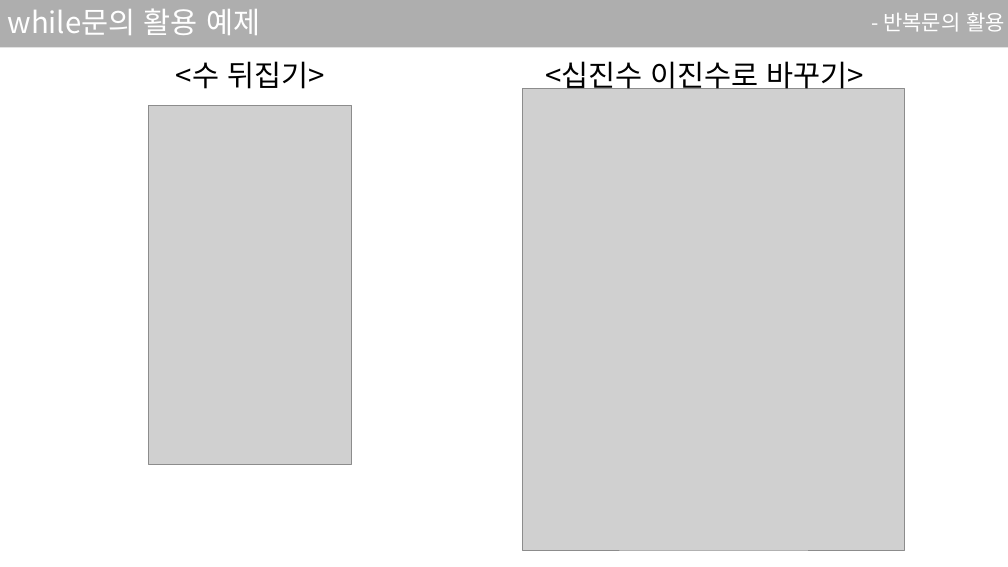
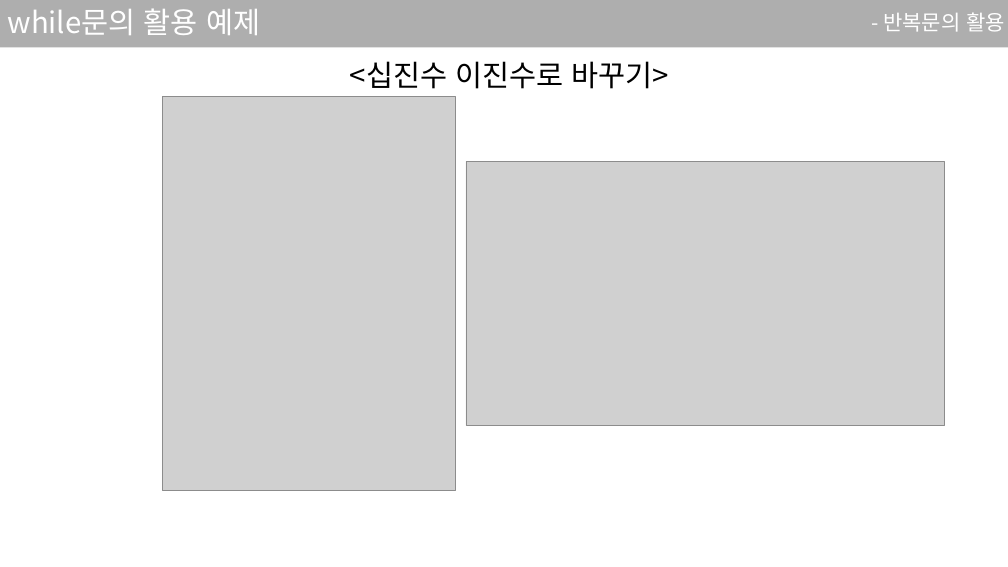
Before and after one commit to sjsjsj1246/EC_C_Language_Study, a slide deck: slide 11 of ppt/3강.pptx (slide 8 before the commit). Drawn at 1008x567 pixels with LibreOffice and Linux fonts; fonts in the diff are those of the drawing; grey boxes stand for pictures. Boxes give left, top, right and bottom in pixels: in the first picture for what was removed or moved away, otherwise in the second. Text is boxed around its words. In the diff, an @@ line names an element or a change of style, - is before the commit and + after.

```diff
--- a/ppt/3강.pptx
+++ b/ppt/3강.pptx
@@ text "<십진수 이진수로 바꾸기>" rewrapped from [545,61,864,94] to [350,61,669,89] @@
@@ text removed at [176,61,324,89] @@
-<수 뒤집기>
@@ picture removed at [523,88,905,551] @@
@@ picture: place and size @@
-picture at [149,105,352,464]
+picture at [163,96,456,491]
@@ picture added at [466,161,944,425] @@
```
Also in this commit, not shown: 8 other slides changed, 16 slides added, 2 slides removed, 2 other files.
